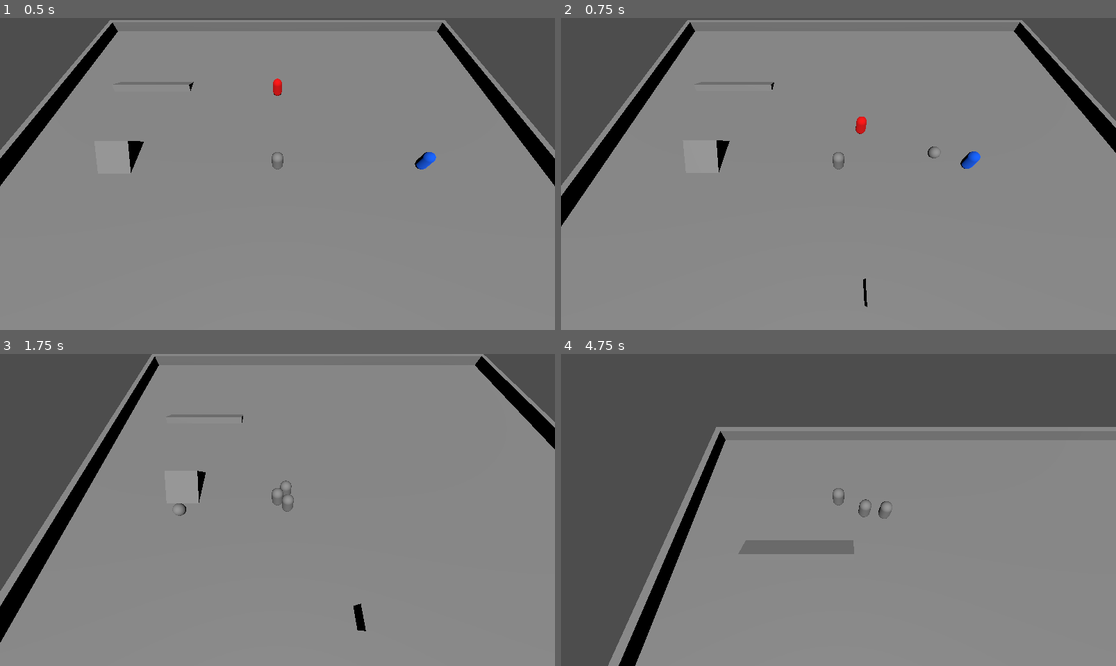
Above: before the commit, frames 1-4 (two rows, left to right).
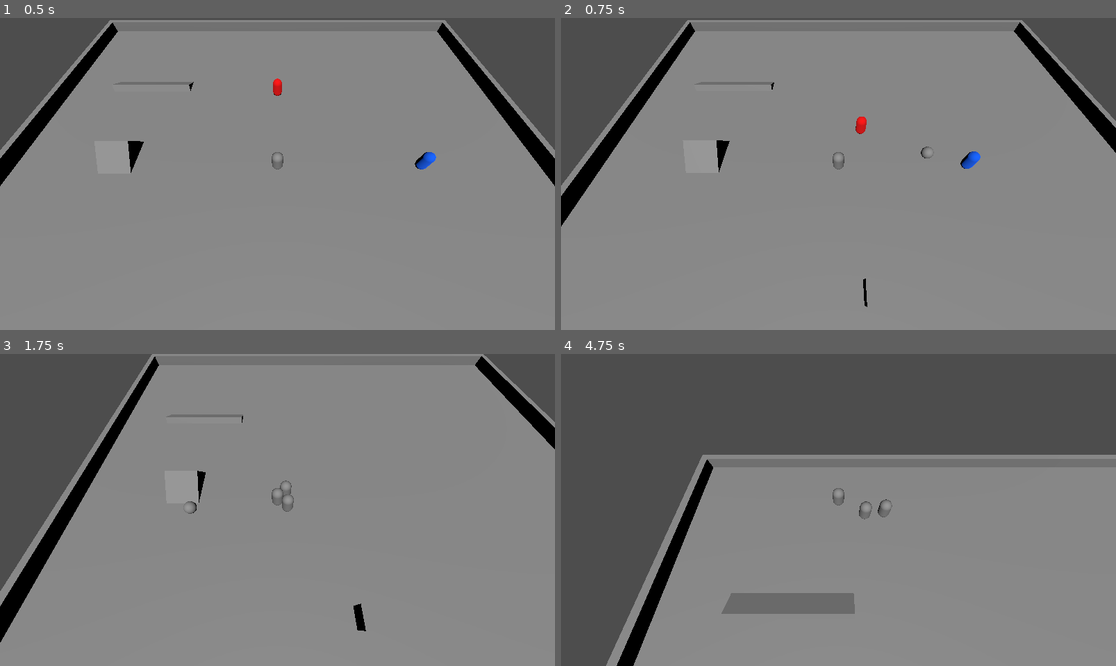
Above: after the commit, the same moments.

Repository: afenkurtz/Big-Mode-Game-Jam-2026
Game: Godot game, scene res://scenes/test_map.tscn
Same seed, same stepped clock (60 frames per second), same inputs: the game is played once before the commit and once after it.
Inputs (mouse positions are in pixels of both pictures, inside the frame that each line leads up to):
- Up to frame 1 (0.5 s): no input
- Up to frame 2 (0.75 s): move the mouse to (960, 158) at 0.52 s; right-click (960, 158) at 0.6 s
- Up to frame 3 (1.75 s): click (399, 494) at 0.8 s; move the mouse to (166, 525) at 1.27 s; click (166, 525) at 1.35 s; right-click (166, 525) at 1.55 s
- Up to frame 4 (4.75 s): move the mouse to (894, 441) at 2.02 s; right-click (894, 441) at 2.1 s; click (894, 441) at 2.3 s; move the mouse to (810, 572) at 2.77 s; click (810, 572) at 2.85 s; right-click (810, 572) at 3.05 s; move the mouse to (1005, 556) at 3.52 s; right-click (1005, 556) at 3.6 s; click (1005, 556) at 3.8 s; move the mouse to (672, 463) at 4.27 s; click (672, 463) at 4.35 s; right-click (672, 463) at 4.55 s

Frame 1 is identical in both runs. In frame 2, less than 0.1% of the frame differs, in the area x 64-69%, y 41-45%; in frame 3, less than 0.1%; in frame 4, 9.6%, in the area x 8-100%, y 23-100%.

Commit message:
player_movement.gd = made player attack on cooldown. Prevents spamming. Decided that charged attack was currently not a need and would like to start working on level composition instead. -enemy.gd = commented out debug line. -projectile.gd = increased projectile damage from 10 to 25 to match the swing damage. Enemies will now die in 4 hits of both swing and shots.

Diff:
--- a/slick/scripts/enemy.gd
+++ b/slick/scripts/enemy.gd
@@ -64,7 +64,7 @@
 				velocity.x += direction.x * chase_force * delta * 0.5
 				velocity.z += direction.z * chase_force * delta * 0.5
 
-				print("HOMING! Speed: ", current_speed)
+				#print("HOMING! Speed: ", current_speed)
 			else:
 				# Normal chase outside homing range
 				velocity.x += direction.x * chase_force * delta
--- a/slick/scripts/player_movement.gd
+++ b/slick/scripts/player_movement.gd
@@ -9,22 +9,17 @@
 #attack parameters
 @export var stab_range = 6.0
 @export var stab_damage = 25.0
-@export var stab_charge_multiplier = 2.0
-@export var max_charge_time = 1.0
-@export var projectile_speed = 40.0
+@export var projectile_speed = 35.0
 @export var projectile_scene: PackedScene #assign in inspector
 
 @export var debug_visuals = true
 
 #combo system
 @export var combo_window = 1.0 # time window to continue attack
+@export var combo_cooldown = 1.0 # Cooldown after completing a 3 hit combo
 var combo_count = 0 # current hit in combo 0,1,2
 var combo_timer = 0.0 # time since last attack
-
-#charging system
-var is_charging_stab = false
-var charge_start_time = 0.0
-var charge_amount = 0.0 # 0 - 1
+var is_in_cooldown = false # Tracks if we're in post-combo cooldown
 
 # Physics
 var gravity = ProjectSettings.get_setting("physics/3d/default_gravity")
@@ -37,9 +32,16 @@
 	if combo_timer > 0:
 		combo_timer -= delta
 		if combo_timer <= 0:
-			#combo window expired, new window
-			combo_count = 0
-			print("Combo Reset")
+			if is_in_cooldown:
+				# Cooldown finished
+				is_in_cooldown = false
+				#combo window expired, new window
+				combo_count = 0
+				print("Combo Reset")
+			else:
+				# Combo window expired, reset counternot is_in_cooldown and (combo_count == 0 or combo_timer > 0):
+				combo_count = 0
+				print("Combo reset")
 
 	# Apply gravity
 	if not is_on_floor():
@@ -55,22 +57,47 @@
 	var query = PhysicsRayQueryParameters3D.create(from, to)
 	var result = space_state.intersect_ray(query)
 
+	var direction = Vector3.ZERO
+	if result: #ensures raycast hits ground
+		var target_pos = result.position
+		direction = (target_pos - global_position).normalized()
+		direction.y=0
+
 	# Handle burst toward mouse
 	if Input.is_action_just_pressed("move_forward") and result:
-
-		var target_pos = result.position
-		var direction = (target_pos - global_position).normalized()
-		direction.y = 0  # Keep movement horizontal
-
-		velocity.x += direction.x * burst_force
-		velocity.z += direction.z * burst_force
-		perform_stab(direction)
-		print("Boosting toward: ", direction)
+		# Check if we can attack (combo system)
+		var can_attack = not is_in_cooldown and (combo_count == 0 or combo_timer > 0)
+
+		if can_attack:
+			#Perform stab
+			perform_stab(direction)
+
+			#apply movement in the same direction
+			velocity.x += direction.x * burst_force
+			velocity.z += direction.z * burst_force
+
+			# Update combo
+			combo_count += 1
+			print("Stab #", combo_count, " of 3")
+
+			if combo_count >= 3:
+				print("Combo complete! Cooldown starting...")
+				is_in_cooldown = true
+				combo_timer = combo_cooldown # Start cooldown timer
+			else:
+				# Continue combo - give time window for next attack
+				combo_timer = combo_window
+				print("You have ", combo_window, " seconds for next attack")
+		else:
+			if is_in_cooldown:
+				print ("In cooldown! Wait ", combo_timer, " more seconds")
+			else:
+				print("Combo window expired! Can't attack yet.")
 
 	# Optional: backward burst (away from mouse)
 	if Input.is_action_just_pressed("fire_gun") and result:
 		var target_pos = result.position
-		var direction = (global_position - target_pos).normalized()
+		direction = (global_position - target_pos).normalized()
 		direction.y = 0
 
 		velocity.x += direction.x * burst_force
--- a/slick/scripts/projectile.gd
+++ b/slick/scripts/projectile.gd
@@ -1,7 +1,7 @@
 extends RigidBody3D
 
 var velocity = Vector3.ZERO
-var damage = 10.0
+var damage = 25.0
 var lifetime = 5.0
 
 func _ready():
